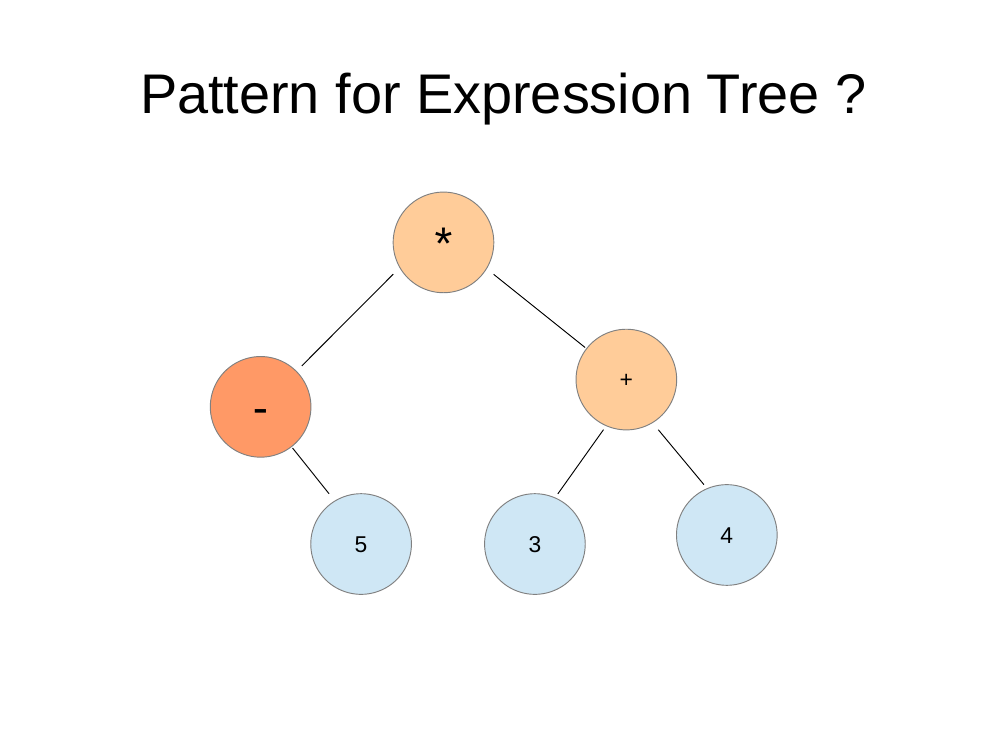
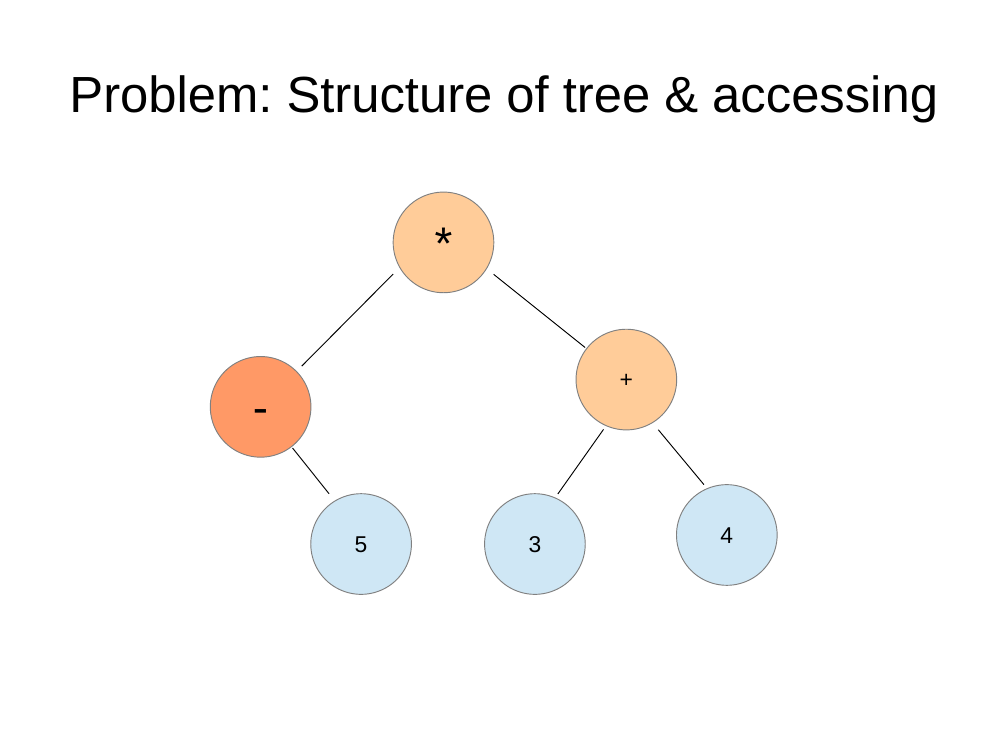
Before and after one commit to bpcrao/purnacode, a slide deck: slide 3 of ppts/Design Patterns by Example.ppt. Drawn at 1008x756 pixels with LibreOffice and Linux fonts; fonts in the diff are those of the drawing. Boxes give left, top, right and bottom in pixels: in the first picture for what was removed or moved away, otherwise in the second. Text is boxed around its words. In the diff, an @@ line names an element or a change of style, - is before the commit and + after.

```diff
--- a/ppts/Design Patterns by Example.ppt
+++ b/ppts/Design Patterns by Example.ppt
@@ title at (69,75,938,122): text changed; size 44 to 40 pt @@
-Pattern for Expression Tree ?
+Problem: Structure of tree & accessing
```
Also in this commit, not shown: 1 other slide changed, 15 slides added, 1 slide removed, 10 other files.
